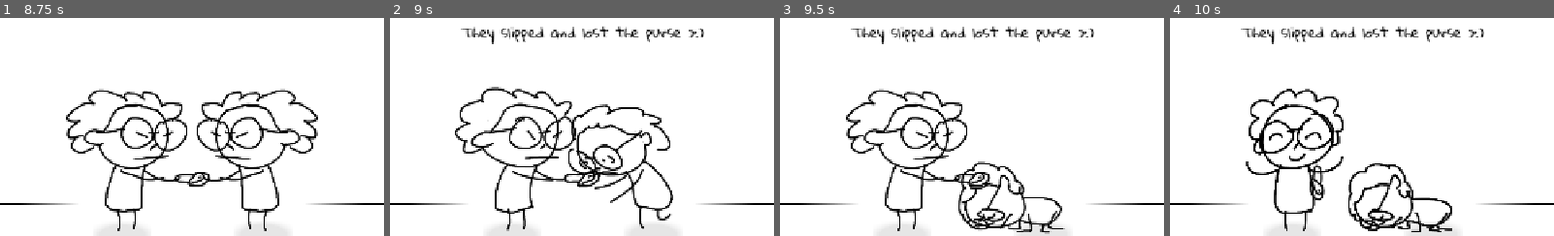
Above: before the commit, frames 1-4 (left to right).
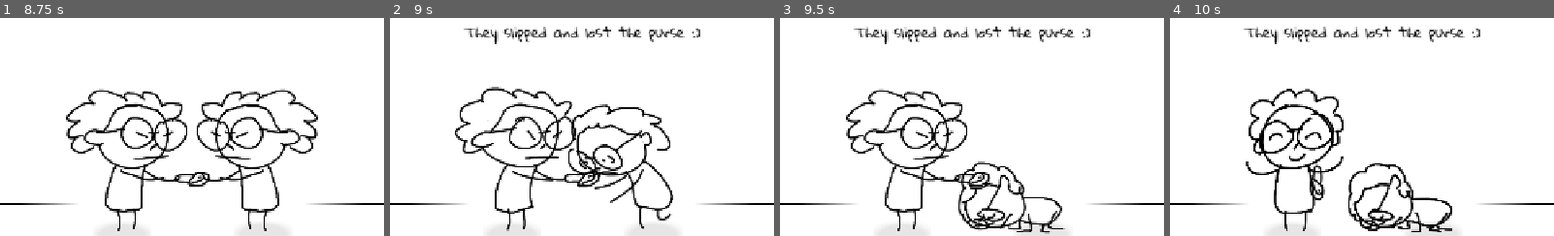
Above: after the commit, the same moments.

Repository: johnreybacal/gran-theft-aubrey
Game: Godot game, scene res://scenes/start.tscn
Two runs of this game, one before a commit and one after it. Both use one fixed random seed, a clock stepped at 60 frames per second and the inputs below. Sound files missing from this copy of the repository are replaced by a short silence.
Inputs:
- Up to frame 1 (8.75 s): click "(A) Start" at 0.5 s; hold E (interact) 1.28-2.03 s; hold W (move_up) 1.28-2.78 s; tap M (toggle_hearing_aid) every 1.5 s from 2.1 to 8.1 s; hold E (interact) 2.78-3.53 s; hold A (move_left) 2.78-4.28 s; hold S (move_down) 4.28-5.03 s; hold E (interact) 4.28-5.03 s; hold D (move_right) 5.03-5.78 s; hold W (move_up) 5.78-6.53 s; hold E (interact) 5.78-6.53 s; hold D (move_right) from 6.53 s (still down); hold E (interact) 7.28-8.03 s
- Up to frame 2 (9 s): release D (move_right) at 8.78 s; hold S (move_down) from 8.78 s (still down); hold E (interact) from 8.78 s (still down)
- Up to frame 3 (9.5 s): keep holding S (move_down); keep holding E (interact)
- Up to frame 4 (10 s): release S (move_down) at 9.53 s; release E (interact) at 9.53 s; hold A (move_left) from 9.53 s (still down); tap M (toggle_hearing_aid) at 9.6 s
The pictures show only the part of the screen within x 24-74%, y 17-67%; the shares and areas given below are measured in that part.

Frame 1 is identical in both runs. In frame 2, 1.9% of the frame differs, in the area x 18-82%, y 3-12%; in frame 3, 1.9%; in frame 4, 1.9%.

Commit message:
fight log and audio adjustment

Diff:
--- a/scenes/game_fight.tscn
+++ b/scenes/game_fight.tscn
@@ -135,9 +135,11 @@
 
 [node name="Win" type="AudioStreamPlayer" parent="SFX" unique_id=1210169231]
 stream = ExtResource("5_hpqlm")
+volume_db = -5.0
 
 [node name="Lose" type="AudioStreamPlayer" parent="SFX" unique_id=1905850735]
 stream = ExtResource("6_k6vsr")
+volume_db = -10.0
 
 [node name="Oof" type="AudioStreamPlayer" parent="SFX" unique_id=496519988]
 stream = ExtResource("7_0ufdv")
--- a/scripts/game_fight.gd
+++ b/scripts/game_fight.gd
@@ -74,30 +74,31 @@
 
     if move == enemy_move:
         is_draw = true
-        hud.append_log("Nothing happenned :/")
     elif move == Meta.Moves.Pull:
         if enemy_move == Meta.Moves.Hold:
             is_winner = true
-            hud.append_log("You yanked the purse >:)")
+            hud.append_log("You yanked the purse :)")
         elif enemy_move == Meta.Moves.Push:
             hud.append_log("You fell down and lost the purse :(")
     elif move == Meta.Moves.Hold:
         if enemy_move == Meta.Moves.Push:
             is_winner = true
-            hud.append_log("They slipped and lost the purse >:)")
+            hud.append_log("They slipped and lost the purse :)")
         elif enemy_move == Meta.Moves.Pull:
             hud.append_log("They yanked the purse :(")
     elif move == Meta.Moves.Push:
         if enemy_move == Meta.Moves.Pull:
             is_winner = true
-            hud.append_log("They fell down and lost the purse >:)")
+            hud.append_log("They fell down and lost the purse :)")
         elif enemy_move == Meta.Moves.Hold:
             hud.append_log("You slipped and lost the purse :(")
 
     if is_draw:
         StateManager.player.increase_arthritis(1)
         hud.update_arthritis(StateManager.player.arthritis)
-        if not StateManager.player.can_move():
+        if StateManager.player.can_move():
+            hud.append_log("Nothing happenned :|")
+        else:
             is_encounter_over = true
             _play_end_sound()
             move_timer.wait_time = 4
